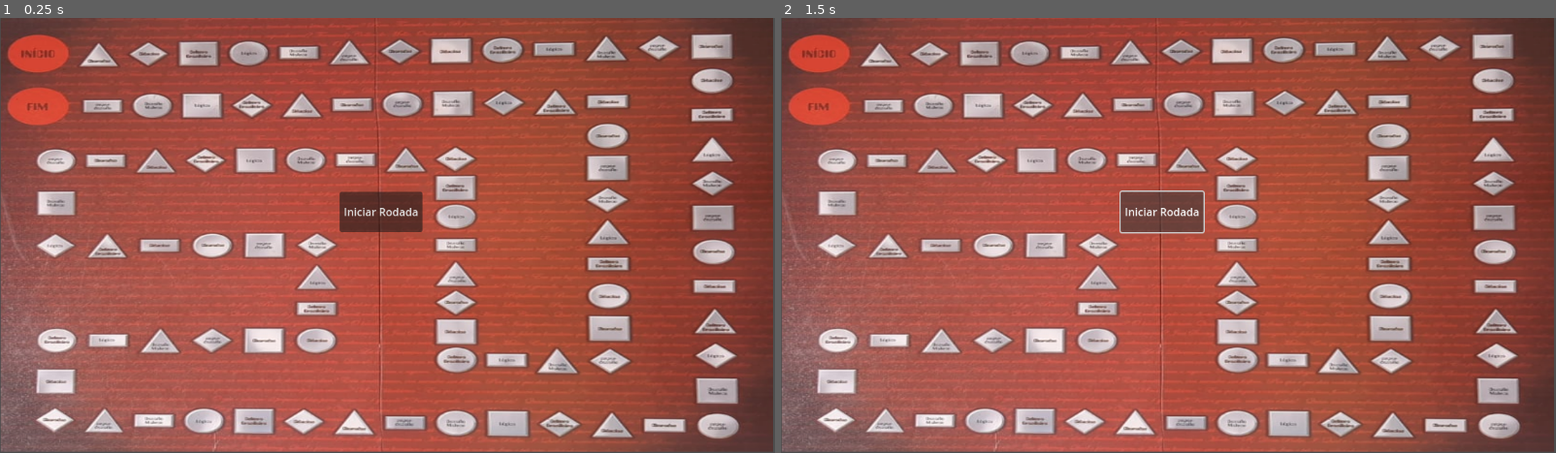
Above: before the commit, frames 1-2 (left to right).
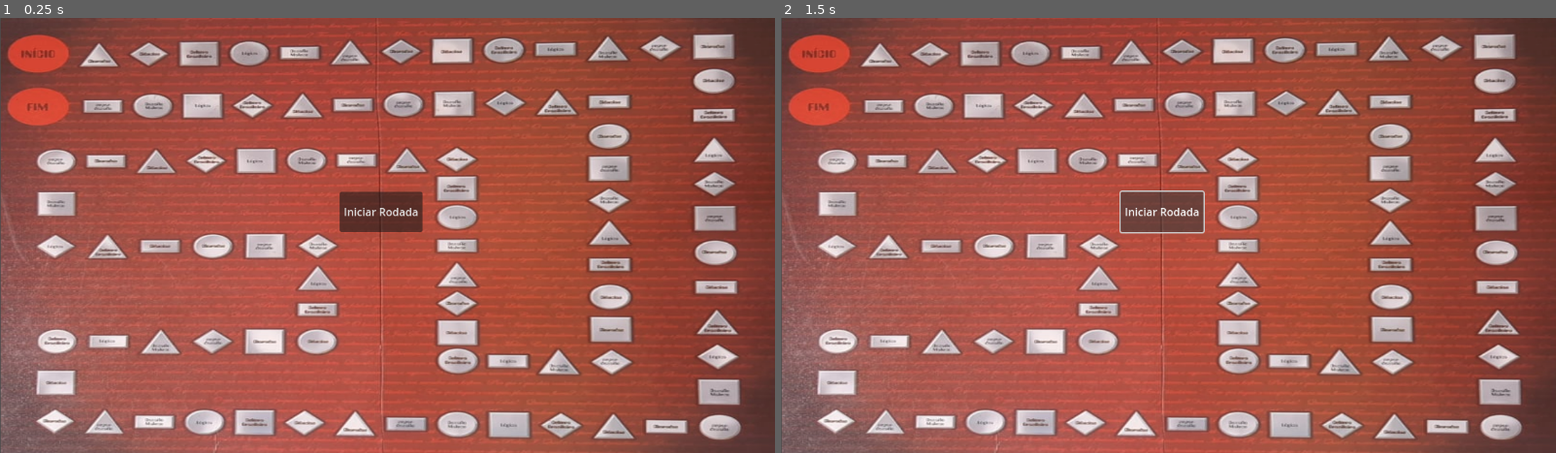
Above: after the commit, the same moments.

Repository: pedroorocha/KGBoard
Game: Godot game, scene res://scenes/tabuleiro.tscn
Same seed, same stepped clock (60 frames per second), same inputs: the game is played once before the commit and once after it. The project has no main scene, so this scene is started directly.
Inputs:
- Up to frame 1 (0.25 s): no input
- Up to frame 2 (1.5 s): click "Iniciar Rodada" at 0.5 s; click "Iniciar Rodada" at 1.25 s

The runs differ from the first frame. In frame 1, 7.8% of the frame differs, in the area x 0-100%, y 0-100%; in frame 2, 7.8%.
Error in both runs: Invalid type in function 'add_pawns' in base 'Node2D (tabuleiro.gd)'. Cannot convert argument 1 from Nil to int. (res://scripts/tabuleiro.gd:26)

Commit message:
Um pouco do tratamento de fontes

Diff:
--- a/questions/Ciências.json
+++ b/questions/Ciências.json
@@ -52,11 +52,11 @@
 		"pergunta": "O que é fotossíntese?",
 		"alternativas": [
 			"Um processo de respiração celular",
-			"Um método de obtenção de energia pelos animais",
-			"Um processo pelo qual plantas produzem alimento usando luz solar",
+			"Um método de obtenção de energia",
+			"Forma pela qual as plantas produzem seu proprio alimento para produzir energia",
 			"Um fenômeno climático"
 		],
-		"resposta_correta": ["Um processo pelo qual plantas produzem alimento usando luz solar"],
+		"resposta_correta": ["Forma pela qual as plantas produzem seu proprio alimento para produzir energia"],
 		"tema": "Ciências"
 	}
 ]
--- a/scenes/carta.tscn
+++ b/scenes/carta.tscn
@@ -22,6 +22,7 @@
 offset_right = 702.0
 offset_bottom = 237.0
 label_settings = SubResource("LabelSettings_derta")
+autowrap_mode = 3
 
 [node name="GridContainer" type="GridContainer" parent="."]
 offset_left = 375.0
--- a/scenes/tabuleiro.tscn
+++ b/scenes/tabuleiro.tscn
@@ -9,8 +9,8 @@
 pawn_scene = ExtResource("2_gk4hm")
 
 [node name="Sprite2D" type="Sprite2D" parent="."]
-position = Vector2(575, 323)
-scale = Vector2(1.40686, 0.852243)
+position = Vector2(576.501, 324)
+scale = Vector2(1.41054, 0.854881)
 texture = ExtResource("1_36bgs")
 
 [node name="Peoes" type="Node2D" parent="."]
--- a/scripts/carta.gd
+++ b/scripts/carta.gd
@@ -13,6 +13,10 @@
 @onready var label_vez = $Label2
 @onready var alternativas_container = $GridContainer
 @onready var botao_confirmar = $Button
+@onready var card_sprite = $Sprite2D
+
+# Defina a largura máxima do texto para os checkboxes
+var max_text_width = 330  # Altere esse valor conforme necessário para ajustar ao tamanho do seu card
 
 # Called when the node enters the scene tree for the first time.
 func _ready() -> void:
@@ -32,10 +36,31 @@
 		label_vez.modulate = Color(0, 0, 1)
 	elif cor == "Vez do peão Branco":
 		label_vez.modulate = Color(1, 1, 1)
+
+	# Cria e ajusta os checkboxes
 	for alternativa in alternativas:
 		var checkbox = CheckBox.new()
 		checkbox.text = alternativa
+		ajustar_tamanho_checkbox(checkbox)  # Ajusta o tamanho do checkbox
 		alternativas_container.add_child(checkbox)
+
+# Ajustar o tamanho do texto para caber dentro do limite
+func ajustar_tamanho_checkbox(checkbox: CheckBox) -> void:
+	var font_size = 15
+	var font = checkbox.get_theme_default_font()  # Obtenha a fonte padrão do tema
+	var text = checkbox.text
+	var wrapped_text = ""
+	var line = ""
+	for word in text.split(" "):
+		var test_line = line + ("" if line == "" else " ") + word
+		if font.get_string_size(test_line).x <= max_text_width:
+			line = test_line
+		else:
+			wrapped_text += line + "\n"
+			line = word
+			checkbox.add_theme_font_size_override("font_size", font_size)
+	wrapped_text += line  # Adiciona a última linha
+	checkbox.text = wrapped_text.strip_edges()  # Define o texto ajustado
 
 # Função chamada para verificar e desmarcar checkboxes
 func check_and_uncheck() -> void:
